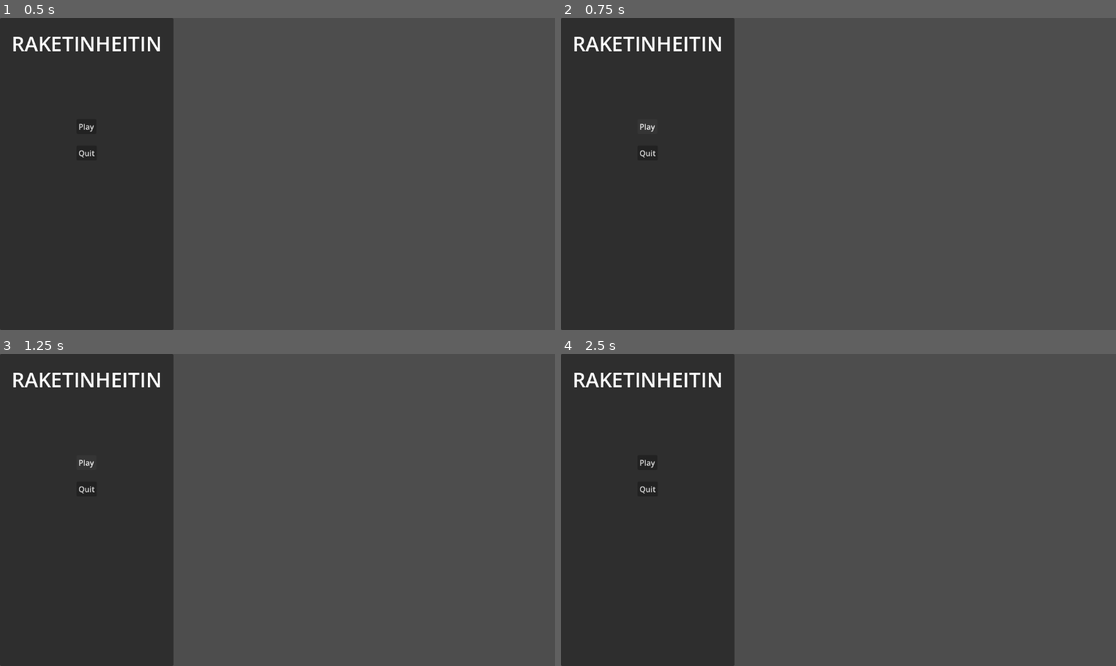
Above: before the commit, frames 1-4 (two rows, left to right).
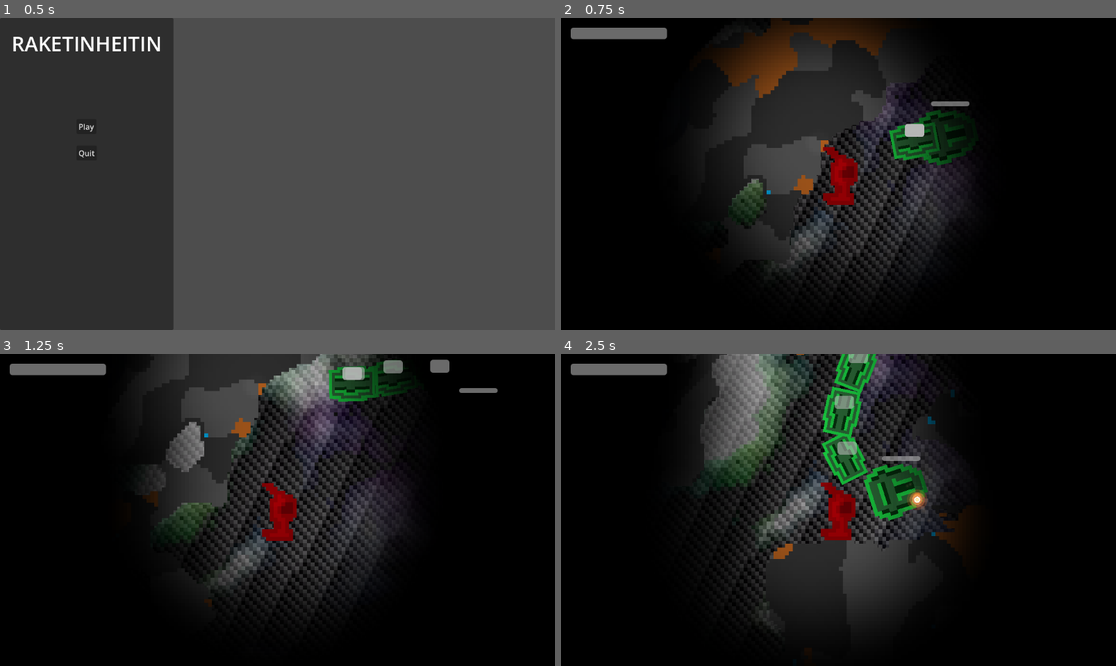
Above: after the commit, the same moments.

Repository: juusoHaaja/raketinheitin
Game: Godot game, scene res://function/menu/main_menu.tscn
The game is run twice, just before and just after one commit, with the same random seed, the same clock (stepped at 60 frames per second) and the same inputs. The engine's default icon, where the game draws it, is replaced by a stand-in: a white triangle on a blue panel in a dark square.
Inputs (mouse positions are in pixels of both pictures, inside the frame that each line leads up to):
- Up to frame 1 (0.5 s): no input
- Up to frame 2 (0.75 s): click "Play" at 0.5 s
- Up to frame 3 (1.25 s): no input
- Up to frame 4 (2.5 s): click (649, 463) at 1.25 s, where only the run before the commit has a clickable "Play"; move the mouse to (960, 494) at 2.02 s; hold D (right) from 2.03 s (still down); click (960, 494) at 2.17 s

Frame 1 is identical in both runs. In frame 2, 94% of the frame differs, in the area x 0-100%, y 0-100%; in frame 3, 91%; in frame 4, 93%.
Error before the commit: Parse Error: Used space character for indentation instead of tab as used before in the file. (res://function/menu/main_menu.gd:14)

Commit message:
dont mind me

Diff:
--- a/function/menu/main_menu.gd
+++ b/function/menu/main_menu.gd
@@ -7,8 +7,8 @@
 
 
 func _ready() -> void:
-	play_button.pressed.connect(_on_play_pressed)
-	quit_button.pressed.connect(_on_quit_pressed)
+    play_button.pressed.connect(_on_play_pressed)
+    quit_button.pressed.connect(_on_quit_pressed)
 
 
 func _on_play_pressed() -> void:
--- a/function/player/grapple_line.gd
+++ b/function/player/grapple_line.gd
@@ -3,7 +3,7 @@
 
 var anchor: Vector2 = Vector2.ZERO
 var cut_offset: float = 50.0
-var max_length: float = 1000.0
+var max_length: float = 1800.0
 var hook_velocity: float = 3000.0
 
 enum LineState {
Not shown, added: art/worm/line.png.import
